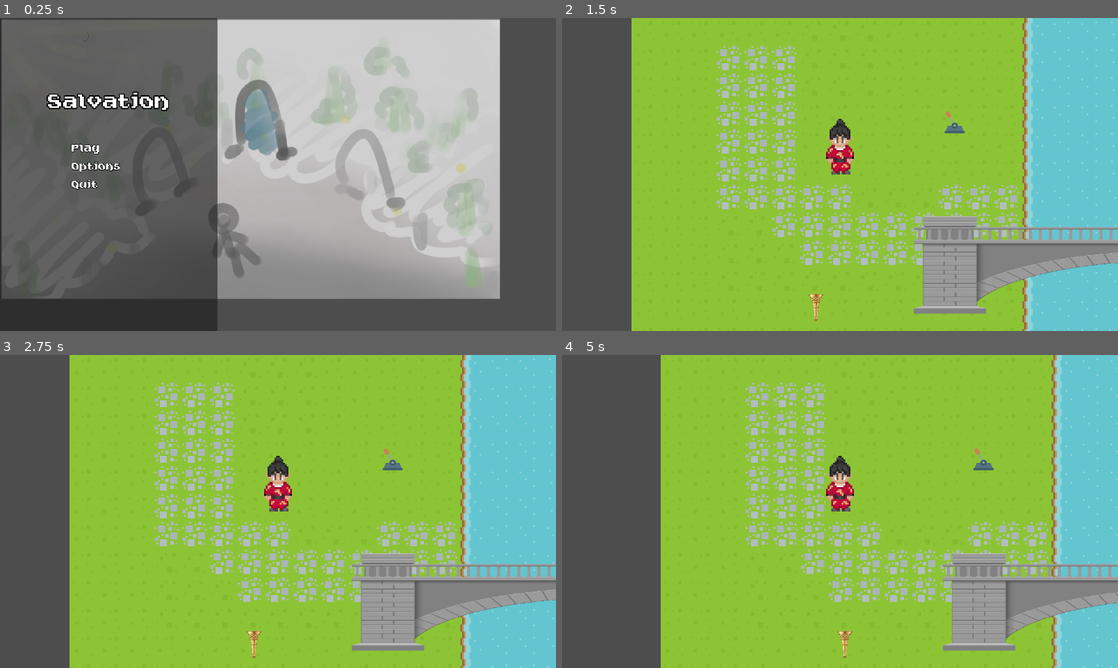
Above: before the commit, frames 1-4 (two rows, left to right).
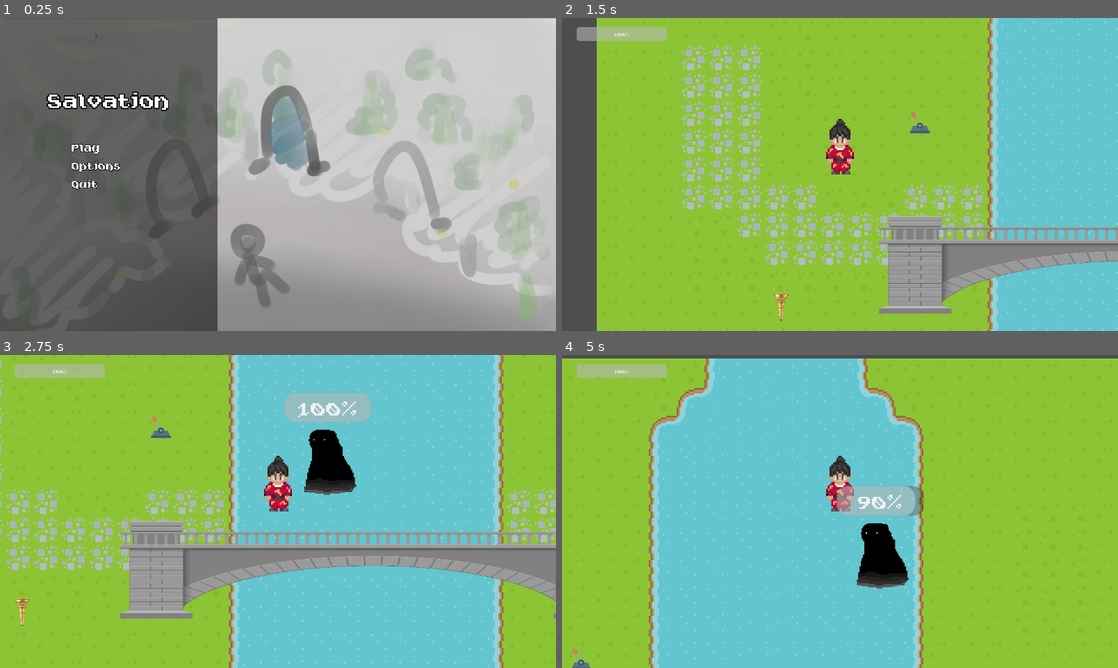
Above: after the commit, the same moments.

Repository: letishka/Salvation
Game: Godot game, scene res://scenes/ui/MainMenu.tscn
Same seed, same stepped clock (60 frames per second), same inputs: the game is played once before the commit and once after it.
Inputs (mouse positions are in pixels of both pictures, inside the frame that each line leads up to):
- Up to frame 1 (0.25 s): no input
- Up to frame 2 (1.5 s): click "Play" at 0.5 s; tap Enter at 1.25 s; move the mouse to (962, 158) at 1.27 s; press the mouse at (962, 158) at 1.28 s; hold D (move_right) from 1.28 s (still down)
- Up to frame 3 (2.75 s): tap Shift (sprint) at 1.55, 2.1 s; move the mouse to (166, 527) at 2.02 s; release D (move_right) at 2.03 s; release the mouse at (166, 527) at 2.03 s; hold S (move_down) from 2.03 s (still down); tap Q (use_ability) at 2.3 s
- Up to frame 4 (5 s): move the mouse to (895, 442) at 2.77 s; release S (move_down) at 2.78 s; hold D (move_right) 2.78-3.53 s; hold Q (use_ability) 2.78-3.53 s; click (895, 442) at 3.05 s; move the mouse to (812, 574) at 3.52 s; hold W (move_up) 3.53-4.28 s; click (812, 574) at 3.6 s; tap Shift (sprint) at 3.8 s; move the mouse to (1006, 558) at 4.27 s; hold A (move_left) from 4.28 s (still down); hold Space (dodge) from 4.28 s (still down); tap Q (use_ability) at 4.55 s

The runs differ from the first frame. In frame 1, 31% of the frame differs, in the area x 0-100%, y 0-100%; in frame 2, 27%; in frame 3, 75%; in frame 4, 80%.
Error before the commit: Attempt to call function 'activate' in base 'null instance' on a null instance. (res://scripts/states/player_states/attack.gd:5)

Commit message:
try

Diff:
--- a/project.godot
+++ b/project.godot
@@ -96,6 +96,8 @@
 2d_physics/layer_1="player"
 2d_physics/layer_2="interactable"
 2d_physics/layer_3="environment"
+2d_physics/layer_4="enimies"
+2d_physics/layer_8="enemy_attack"
 
 [physics]
 
--- /dev/null
+++ b/scenes/characters/enemies/shadow_soldier.tscn
@@ -0,0 +1,57 @@
+[gd_scene format=3 uid="uid://u37wub0croka"]
+
+[ext_resource type="Script" uid="uid://cryf74uf7fy6l" path="res://scripts/characters/enimies/shadow_soldier.gd" id="1_ummrs"]
+[ext_resource type="Texture2D" uid="uid://b1t6r1iey2bx" path="res://assets/graphics/characters/enimies/shadow_soldier.png" id="2_kanba"]
+[ext_resource type="Script" uid="uid://mvtpleebmafi" path="res://scripts/components/health_component.gd" id="3_4cdw2"]
+[ext_resource type="Script" uid="uid://nnh48s5ema8v" path="res://scripts/components/attack_component.gd" id="4_kanba"]
+
+[sub_resource type="SpriteFrames" id="SpriteFrames_fqabt"]
+animations = [{
+"frames": [{
+"duration": 1.0,
+"texture": ExtResource("2_kanba")
+}],
+"loop": true,
+"name": &"default",
+"speed": 5.0
+}]
+
+[sub_resource type="CapsuleShape2D" id="CapsuleShape2D_4tjwu"]
+radius = 8.0
+height = 22.0
+
+[sub_resource type="CircleShape2D" id="CircleShape2D_tt6g0"]
+radius = 34.0147
+
+[sub_resource type="CircleShape2D" id="CircleShape2D_g8qau"]
+radius = 106.23088
+
+[node name="ShadowSoldier" type="CharacterBody2D" unique_id=1970334870]
+collision_mask = 4
+script = ExtResource("1_ummrs")
+
+[node name="AnimatedSprite2D" type="AnimatedSprite2D" parent="." unique_id=345568183]
+position = Vector2(0, -1.4210855e-14)
+scale = Vector2(0.088169664, 0.07568361)
+sprite_frames = SubResource("SpriteFrames_fqabt")
+
+[node name="CollisionShape2D" type="CollisionShape2D" parent="." unique_id=229067875]
+position = Vector2(0, 6)
+shape = SubResource("CapsuleShape2D_4tjwu")
+
+[node name="HealthComponent" type="Node" parent="." unique_id=829657670]
+script = ExtResource("3_4cdw2")
+
+[node name="AttackComponent" type="Area2D" parent="." unique_id=1481816633]
+collision_layer = 128
+script = ExtResource("4_kanba")
+
+[node name="CollisionShape2D" type="CollisionShape2D" parent="AttackComponent" unique_id=1821748722]
+shape = SubResource("CircleShape2D_tt6g0")
+
+[node name="DetectionArea" type="Area2D" parent="." unique_id=793404392]
+collision_layer = 0
+
+[node name="CollisionShape2D" type="CollisionShape2D" parent="DetectionArea" unique_id=1023048945]
+position = Vector2(1, 0)
+shape = SubResource("CircleShape2D_g8qau")
--- a/scenes/characters/player/player.tscn
+++ b/scenes/characters/player/player.tscn
@@ -3,6 +3,7 @@
 [ext_resource type="Texture2D" uid="uid://cpxfnqi8juc63" path="res://assets/graphics/characters/player/player.png" id="1_rp718"]
 [ext_resource type="Script" uid="uid://dmcnmyd414rip" path="res://scripts/player.gd" id="1_yewv4"]
 [ext_resource type="Script" uid="uid://mvtpleebmafi" path="res://scripts/components/health_component.gd" id="3_blysn"]
+[ext_resource type="Texture2D" uid="uid://b4e2ctqfm1lhr" path="res://assets/graphics/characters/player/run_down.png" id="3_ykrpk"]
 [ext_resource type="Script" uid="uid://dtx2a46thr57d" path="res://scripts/components/ability_user.gd" id="5_ykrpk"]
 [ext_resource type="Script" uid="uid://c716unr4jabkx" path="res://scripts/states/state_machine.gd" id="6_i1nod"]
 [ext_resource type="Script" uid="uid://b3rd3hf8adjx5" path="res://scripts/states/player_states/idle.gd" id="7_4kqyw"]
@@ -13,6 +14,7 @@
 [ext_resource type="Script" uid="uid://cc8ptk1cymfgm" path="res://scripts/states/player_states/hit.gd" id="12_6nfx3"]
 [ext_resource type="Script" uid="uid://d0e0bke0qvk1" path="res://scripts/states/player_states/dead.gd" id="13_3hnlq"]
 [ext_resource type="Texture2D" uid="uid://jlieu4e3yuy1" path="res://assets/graphics/objects/torch.png" id="14_hv5x3"]
+[ext_resource type="Script" uid="uid://nnh48s5ema8v" path="res://scripts/components/attack_component.gd" id="14_ykrpk"]
 
 [sub_resource type="SpriteFrames" id="SpriteFrames_yewv4"]
 animations = [{
@@ -28,6 +30,14 @@
 "loop": true,
 "name": &"run",
 "speed": 5.0
+}, {
+"frames": [{
+"duration": 1.0,
+"texture": ExtResource("3_ykrpk")
+}],
+"loop": true,
+"name": &"run_down",
+"speed": 5.0
 }]
 
 [sub_resource type="CapsuleShape2D" id="CapsuleShape2D_blysn"]
@@ -37,6 +47,9 @@
 [sub_resource type="CapsuleShape2D" id="CapsuleShape2D_yewv4"]
 radius = 24.0
 height = 48.0
+
+[sub_resource type="CircleShape2D" id="CircleShape2D_hv5x3"]
+radius = 24.0
 
 [node name="Player" type="CharacterBody2D" unique_id=1090551706]
 collision_mask = 14
@@ -100,5 +113,12 @@
 scale = Vector2(0.057118062, 0.0515625)
 texture = ExtResource("14_hv5x3")
 
+[node name="AttackComponent" type="Area2D" parent="." unique_id=1771489034]
+script = ExtResource("14_ykrpk")
+
+[node name="CollisionShape2D" type="CollisionShape2D" parent="AttackComponent" unique_id=1645405161]
+position = Vector2(0, -16)
+shape = SubResource("CircleShape2D_hv5x3")
+
 [connection signal="area_entered" from="InteractArea" to="." method="_on_interactable_area_entered"]
 [connection signal="area_exited" from="InteractArea" to="." method="_on_interactable_area_exited"]
--- a/scenes/levels/water_level_1.tscn
+++ b/scenes/levels/water_level_1.tscn
@@ -1,16 +1,19 @@
 [gd_scene format=3 uid="uid://dovcdmcrvnkl6"]
 
 [ext_resource type="TileSet" uid="uid://h3qghujbv0i4" path="res://assets/graphics/tilesets/water1.tres" id="1_8fmhc"]
+[ext_resource type="Script" uid="uid://bffoj1onu0gqi" path="res://scripts/levels/water_land.gd" id="1_gqqtm"]
 [ext_resource type="PackedScene" uid="uid://dpn0ri1h1ujip" path="res://scenes/objects/bridge.tscn" id="2_cmwfa"]
+[ext_resource type="PackedScene" uid="uid://b18mebpm3vt2y" path="res://scenes/ui/EndScreen.tscn" id="2_jjc6a"]
 [ext_resource type="PackedScene" uid="uid://diyfqbor4n64x" path="res://scenes/objects/lever.tscn" id="3_di77f"]
 [ext_resource type="PackedScene" uid="uid://dhuo75x7vtotr" path="res://scenes/objects/torch.tscn" id="4_gqqtm"]
 [ext_resource type="PackedScene" uid="uid://c7vvs6j87r7sk" path="res://scenes/objects/bonfire.tscn" id="5_jjc6a"]
 [ext_resource type="PackedScene" uid="uid://cmggf021uxnuo" path="res://scenes/characters/player/player.tscn" id="6_v4o1i"]
-
-[sub_resource type="RectangleShape2D" id="RectangleShape2D_cmwfa"]
-size = Vector2(163, 320)
+[ext_resource type="PackedScene" uid="uid://dkbad02l0bcgj" path="res://scenes/ui/ui.tscn" id="9_jjc6a"]
+[ext_resource type="PackedScene" uid="uid://u37wub0croka" path="res://scenes/characters/enemies/shadow_soldier.tscn" id="10_v4o1i"]
 
 [node name="WaterLevel1" type="Node2D" unique_id=807494377]
+script = ExtResource("1_gqqtm")
+end_screen_scene = ExtResource("2_jjc6a")
 
 [node name="TileMap" type="TileMap" parent="." unique_id=659302344]
 tile_set = ExtResource("1_8fmhc")
@@ -34,10 +37,7 @@
 [node name="Player" parent="." unique_id=1090551706 instance=ExtResource("6_v4o1i")]
 position = Vector2(120, 203)
 
-[node name="StaticBody2D" type="StaticBody2D" parent="." unique_id=820752052]
-collision_layer = 0
-collision_mask = 4
+[node name="Ui" parent="." unique_id=440906617 instance=ExtResource("9_jjc6a")]
 
-[node name="CollisionShape2D" type="CollisionShape2D" parent="StaticBody2D" unique_id=493787514]
-position = Vector2(304.5, 162)
-shape = SubResource("RectangleShape2D_cmwfa")
+[node name="ShadowSoldier" parent="." unique_id=1970334870 instance=ExtResource("10_v4o1i")]
+position = Vector2(433, 117)
--- /dev/null
+++ b/scenes/ui/EndScreen.tscn
@@ -0,0 +1,54 @@
+[gd_scene format=3 uid="uid://b18mebpm3vt2y"]
+
+[ext_resource type="PackedScene" uid="uid://ghuwfsm0dqfq" path="res://ui/SoundButton.tscn" id="1_1ad5n"]
+[ext_resource type="Script" uid="uid://nujhhhbwic5m" path="res://scripts/ui/end_screen.gd" id="1_6q23a"]
+
+[node name="EndScreen" type="CanvasLayer" unique_id=413732354]
+process_mode = 3
+script = ExtResource("1_6q23a")
+
+[node name="MarginContainer" type="MarginContainer" parent="." unique_id=4293564]
+anchors_preset = 15
+anchor_right = 1.0
+anchor_bottom = 1.0
+offset_right = -0.16003418
+offset_bottom = -0.2800293
+theme_override_constants/margin_left = 20
+theme_override_constants/margin_top = 20
+theme_override_constants/margin_right = 20
+theme_override_constants/margin_bottom = 20
+
+[node name="PanelContainer" type="PanelContainer" parent="MarginContainer" unique_id=116172971]
+layout_mode = 2
+
+[node name="MarginContainer" type="MarginContainer" parent="MarginContainer/PanelContainer" unique_id=262321462]
+layout_mode = 2
+theme_override_constants/margin_left = 20
+theme_override_constants/margin_top = 150
+theme_override_constants/margin_right = 20
+theme_override_constants/margin_bottom = 150
+
+[node name="VBoxContainer" type="VBoxContainer" parent="MarginContainer/PanelContainer/MarginContainer" unique_id=881322860]
+layout_mode = 2
+theme_override_constants/separation = 15
+
+[node name="GameOver" type="Label" parent="MarginContainer/PanelContainer/MarginContainer/VBoxContainer" unique_id=1176213316]
+layout_mode = 2
+theme_override_font_sizes/font_size = 60
+text = "Game Over"
+horizontal_alignment = 1
+
+[node name="Restart" parent="MarginContainer/PanelContainer/MarginContainer/VBoxContainer" unique_id=808805161 instance=ExtResource("1_1ad5n")]
+layout_mode = 2
+theme_override_font_sizes/font_size = 40
+text = "Restart"
+
+[node name="Menu" parent="MarginContainer/PanelContainer/MarginContainer/VBoxContainer" unique_id=1231292615 instance=ExtResource("1_1ad5n")]
+layout_mode = 2
+theme_override_font_sizes/font_size = 40
+text = "Menu"
+
+[node name="Quit" parent="MarginContainer/PanelContainer/MarginContainer/VBoxContainer" unique_id=1225249370 instance=ExtResource("1_1ad5n")]
+layout_mode = 2
+theme_override_font_sizes/font_size = 40
+text = "Quit"
--- /dev/null
+++ b/scenes/ui/EnemyHealthBar.tscn
@@ -0,0 +1,10 @@
+[gd_scene format=3 uid="uid://brrk51u8lnp0f"]
+
+[node name="EnemyHealthBar" type="Control" unique_id=1301134722]
+layout_mode = 3
+anchors_preset = 0
+
+[node name="ProgressBar" type="ProgressBar" parent="." unique_id=1903586920]
+layout_mode = 0
+offset_right = 4.0
+offset_bottom = 17.0
--- a/scenes/ui/MainMenu.tscn
+++ b/scenes/ui/MainMenu.tscn
@@ -12,8 +12,8 @@
 autoplay = true
 
 [node name="Lobby" type="Sprite2D" parent="." unique_id=639470116]
-position = Vector2(576, 323.5)
-scale = Vector2(0.8984375, 0.8908839)
+position = Vector2(639, 359)
+scale = Vector2(1.008, 1)
 texture = ExtResource("1_rn8js")
 
 [node name="MarginContainer" type="MarginContainer" parent="." unique_id=817147960]
--- /dev/null
+++ b/scenes/ui/ui.tscn
@@ -0,0 +1,24 @@
+[gd_scene format=3 uid="uid://dkbad02l0bcgj"]
+
+[ext_resource type="Script" uid="uid://mvtpleebmafi" path="res://scripts/components/health_component.gd" id="1_u7n8c"]
+
+[node name="Ui" type="CanvasLayer" unique_id=440906617]
+
+[node name="AbilityCooldown" type="TextureProgressBar" parent="." unique_id=1297625532]
+visible = false
+offset_right = 40.0
+offset_bottom = 40.0
+max_value = 1.0
+
+[node name="DialogueBox" type="Node" parent="." unique_id=493307523]
+
+[node name="MemoryLabel" type="Node" parent="." unique_id=1606353154]
+
+[node name="ProgressBar" type="ProgressBar" parent="." unique_id=1873838161]
+offset_left = 34.0
+offset_top = 21.0
+offset_right = 242.0
+offset_bottom = 53.0
+step = 1.0
+value = 100.0
+script = ExtResource("1_u7n8c")
--- /dev/null
+++ b/scripts/characters/enimies/shadow_soldier.gd
@@ -0,0 +1,64 @@
+extends CharacterBody2D
+class_name ShadowSoldier
+
+@export var speed: float = 80.0
+@export var attack_cooldown: float = 1.0
+@export var damage: int = 10
+
+@onready var health_component = $HealthComponent
+@onready var attack_component = $AttackComponent
+@onready var detection_area = $DetectionArea
+
+var player: Node = null
+var can_attack: bool = true
+var health_bar: ProgressBar = null
+var is_frozen: bool = false
+
+func _ready():
+	add_to_group("enemies")
+	player = get_tree().get_first_node_in_group("player")
+	health_component.died.connect(queue_free)
+	detection_area.body_entered.connect(_on_player_detected)
+
+	health_bar = ProgressBar.new()
+	health_bar.max_value = health_component.max_health
+	health_bar.value = health_component.current_health
+	health_bar.custom_minimum_size = Vector2(50, 10)
+	add_child(health_bar)
+	health_bar.position = Vector2(-25, -40)   # смещение относительно врага
+	health_component.health_changed.connect(_on_health_changed)
+
+func _physics_process(delta):
+	if not player:
+		return
+	var direction = (player.global_position - global_position).normalized()
+	velocity = direction * speed
+	move_and_slide()
+	if can_attack and global_position.distance_to(player.global_position) < 30:
+		attack()
+
+func attack():
+	can_attack = false
+	attack_component.activate()
+	await get_tree().create_timer(attack_cooldown).timeout
+	can_attack = true
+
+func _on_player_detected(body):
+	if body == player:
+		pass
+
+func take_damage(amount: int):
+	health_component.take_damage(amount)
+
+func freeze(duration: float):
+	if is_frozen: return
+	is_frozen = true
+	set_physics_process(false)
+	await get_tree().create_timer(duration).timeout
+	set_physics_process(true)
+	is_frozen = false
+
+func _on_health_changed(current: float, max: float):
+	if health_bar:
+		health_bar.value = current
+		health_bar.max_value = max
--- a/scripts/components/attack_component.gd
+++ b/scripts/components/attack_component.gd
@@ -1,16 +1,14 @@
 extends Area2D
 class_name AttackComponent
 
-@export var damage: int = 10
+@export var damage: float = 10.0
 @export var active_time: float = 0.3
-
 var _is_active: bool = false
 
 func _ready():
 	monitoring = false
 	body_entered.connect(_on_body_entered)
 
-# Активация зоны атаки
 func activate():
 	if _is_active:
 		return
@@ -20,7 +18,6 @@
 	monitoring = false
 	_is_active = false
 
-# При попадании наносим урон
 func _on_body_entered(body: Node):
 	if body.has_method("take_damage"):
 		body.take_damage(damage)
--- a/scripts/components/health_component.gd
+++ b/scripts/components/health_component.gd
@@ -1,39 +1,41 @@
 extends Node
 class_name HealthComponent
 
-signal health_changed(current: int, max: int)
+signal health_changed(current: float, max: float)
 signal died
 
-@export var max_health: int = 100
-var current_health: int
+@export var max_health: float = 100.0
+var current_health: float
 
 @export var invincible_duration: float = 1.0
 var is_invincible: bool = false
 
+var is_dead: bool = false
+
 func _ready():
 	current_health = max_health
 
-# Нанесение урона
-func take_damage(amount: int):
-	if is_invincible:
+func take_damage(amount: float):
+	if is_dead or is_invincible:
 		return
 	current_health -= amount
+	if current_health < 0:
+		current_health = 0
 	health_changed.emit(current_health, max_health)
-	if current_health <= 0:
+	if current_health <= 0 and not is_dead:
+		is_dead = true
 		died.emit()
 	else:
 		is_invincible = true
 		await get_tree().create_timer(invincible_duration).timeout
 		is_invincible = false
 
-# Лечение
-func heal(amount: int):
+func heal(amount: float):
 	current_health += amount
 	if current_health > max_health:
 		current_health = max_health
 	health_changed.emit(current_health, max_health)
 
-# Сброс при респауне
 func reset():
 	current_health = max_health
 	is_invincible = false
--- a/scripts/levels/water_land.gd
+++ b/scripts/levels/water_land.gd
@@ -1,6 +1,16 @@
 extends Node2D
+
+@export var end_screen_scene: PackedScene
 
 func _ready():
 	LevelManager.register_level(self)
-	# Устанавливаем начальный чекпоинт
 	LevelManager.set_checkpoint($Player.global_position)
+
+	if $Player.has_node("HealthComponent"):
+		$Player.health_component.died.connect(_on_player_died)
+	else:
+		print("Ошибка: у Player нет HealthComponent")
+
+func _on_player_died():
+	var end_screen = end_screen_scene.instantiate()
+	add_child(end_screen)
--- a/scripts/managers/level_manager.gd
+++ b/scripts/managers/level_manager.gd
@@ -22,3 +22,4 @@
 		player.set_process_input(true)
 		if player.has_node("StateMachine"):
 			player.get_node("StateMachine").change_to("Idle")
+		player.add_to_group("player")
--- a/scripts/player.gd
+++ b/scripts/player.gd
@@ -23,6 +23,7 @@
 	LevelManager.register_player(self)
 	health_component.died.connect(_on_death)
 	ability_user.ability_used.connect(_on_ability_used)
+	health_component.health_changed.connect(_on_health_changed)
 	interact_area.area_entered.connect(_on_interactable_entered)
 	interact_area.area_exited.connect(_on_interactable_exited)
 	print("InteractArea signals connected")
@@ -31,14 +32,23 @@
 func _process(delta):
 	ability_user.update(delta)
 
+func _physics_process(delta):
+	if state_machine.current_state.name == "Dodge":
+		return
+	var input_dir = Input.get_vector("move_left", "move_right", "move_up", "move_down")
+	var direction = input_dir.normalized()
+	var current_speed = sprint_speed if Input.is_action_pressed("sprint") else speed
+	velocity = direction * current_speed
+	move_and_slide()
+
 func _input(event):
 	if event.is_action_pressed("attack") and state_machine.current_state.name != "Attack":
 		state_machine.change_to("Attack")
 	elif event.is_action_pressed("dodge") and state_machine.current_state.name != "Dodge":
 		state_machine.change_to("Dodge")
-	elif event.is_action_pressed("use_ability"):
+	#elif event.is_action_pressed("use_ability"):
 		# В будущем выбирать активную способность, пока просто вода
-		ability_user.use("water")
+		#ability_user.use("water")
 	elif event.is_action_pressed("interact") and current_interactable:
 		print("Interact pressed, current_interactable = ", current_interactable)
 		current_interactable.interact()
@@ -65,16 +75,22 @@
 			ice.position = global_position
 			get_parent().add_child(ice)
 
+
 func _on_death():
+	remove_from_group("player")
 	set_physics_process(false)
 	set_process_input(false)
 	state_machine.change_to("Dead")
+
+func _on_health_changed(current, max):
+	GameManager.update_health(current, max)
 
 func _on_interactable_entered(area):
 	print("Area entered: ", area.name, " parent: ", area.get_parent().name)
 	var parent = area.get_parent()
 	if parent == self:
 		return
+
 	if parent.has_method("interact"):
 		current_interactable = parent
 
@@ -82,7 +98,6 @@
 	if current_interactable == area.get_parent():
 		current_interactable = null
 
-# Обёртка для take_damage, чтобы компоненты могли вызывать
 func take_damage(amount: int):
 	health_component.take_damage(amount)
 
@@ -108,3 +123,6 @@
 		torch_lit = false
 		$TorchSprite.hide()
 		# Вернуть горящий факел в инвентарь? Нет, он вставлен.
+
+func reset_health():
+	health_component.reset()
--- /dev/null
+++ b/scripts/ui/end_screen.gd
@@ -0,0 +1,19 @@
+extends CanvasLayer
+class_name EndScreen
+
+
+func _ready() -> void:
+	get_tree().paused = true
+	$MarginContainer/PanelContainer/MarginContainer/VBoxContainer/Restart.pressed.connect(_on_restart_button_pressed)
+	$MarginContainer/PanelContainer/MarginContainer/VBoxContainer/Menu.pressed.connect(_on_main_menu_button_pressed)
+	$MarginContainer/PanelContainer/MarginContainer/VBoxContainer/Quit.pressed.connect(_on_quit_button_pressed)
+
+func _on_restart_button_pressed() -> void:
+	get_tree().paused = false
+	get_tree().change_scene_to_file("res://scenes/levels/test.tscn")
+
+func _on_main_menu_button_pressed() -> void:
+	get_tree().change_scene_to_file("res://scenes/ui/MainMenu.tscn")
+
+func _on_quit_button_pressed() -> void:
+	get_tree().quit()
--- a/scripts/ui/ui.gd
+++ b/scripts/ui/ui.gd
@@ -1,40 +1,69 @@
-extends Control
+extends CanvasLayer
 
+# Ссылки на элементы интерфейса (пути должны соответствовать вашей сцене)
 @onready var health_bar = $HealthBar
 @onready var ability_cooldown = $AbilityCooldown
 @onready var dialogue_box = $DialogueBox
 @onready var memory_label = $MemoryLabel
 
 func _ready():
+	# Подключаемся к сигналам GameManager
 	GameManager.health_changed.connect(_update_health)
 	GameManager.ability_cooldown_started.connect(_start_ability_cooldown)
 	GameManager.show_dialogue.connect(_show_dialogue)
 	GameManager.hide_dialogue.connect(_hide_dialogue)
 	GameManager.show_memory.connect(_show_memory)
+
+	# Скрываем элементы, которые не должны отображаться при старте
 	ability_cooldown.hide()
 	dialogue_box.hide()
 	memory_label.hide()
 
-func _update_health(health, max_health):
-	health_bar.value = health
-	health_bar.max_value = max_health
+	# Если игрок уже существует, устанавливаем начальное значение здоровья
+	if GameManager.player and GameManager.player.has_node("HealthComponent"):
+		var health = GameManager.player.health_component.current_health
+		var max_health = GameManager.player.health_component.max_health
+		_update_health(health, max_health)
+	else:
+		# Если игрок ещё не загружен, пробуем ещё раз через короткое время
+		await get_tree().create_timer(0.1).timeout
+		if GameManager.player and GameManager.player.has_node("HealthComponent"):
+			var health = GameManager.player.health_component.current_health
+			var max_health = GameManager.player.health_component.max_health
+			_update_health(health, max_health)
 
-func _start_ability_cooldown(ability_id, remaining):
-	ability_cooldown.show()
-	var tween = create_tween()
-	tween.tween_property(ability_cooldown, "value", 0, remaining)
+# Обновление полоски здоровья
+func _update_health(health: float, max_health: float):
+	if health_bar:
+		health_bar.value = health
+		health_bar.max_value = max_health
+	else:
+		print("HealthBar not found in UI scene!")
 
-func _show_dialogue(speaker, text):
+# Запуск анимации перезарядки способности
+func _start_ability_cooldown(ability_id: String, remaining: float):
+	if ability_cooldown:
+		ability_cooldown.show()
+		var tween = create_tween()
+		tween.tween_property(ability_cooldown, "value", 0, remaining)
+		# После окончания анимации скрываем индикатор (опционально)
+		tween.finished.connect(func(): ability_cooldown.hide())
+
+# Отображение диалога
+func _show_dialogue(speaker: String, text: String):
+	# Обновляем текст в диалоговом окне
 	$DialogueBox/SpeakerLabel.text = speaker
 	$DialogueBox/TextLabel.text = text
 	dialogue_box.show()
-	get_tree().paused = true
+	get_tree().paused = true   # Ставим игру на паузу во время диалога
 
+# Скрытие диалога
 func _hide_dialogue():
 	dialogue_box.hide()
-	get_tree().paused = false
+	get_tree().paused = false  # Снимаем паузу
 
-func _show_memory(text, image):
+# Отображение временного сообщения (осколок памяти)
+func _show_memory(text: String, image: Texture = null):
 	memory_label.text = text
 	memory_label.show()
 	await get_tree().create_timer(3.0).timeout
Binary file added: assets/graphics/characters/enimies/shadow_soldier.png
Binary file added: assets/graphics/characters/player/Sprites/ATTACK 1/attack1_down.png
Binary file added: assets/graphics/characters/player/Sprites/ATTACK 1/attack1_left.png
Binary file added: assets/graphics/characters/player/Sprites/ATTACK 1/attack1_right.png
Binary file added: assets/graphics/characters/player/Sprites/ATTACK 1/attack1_up.png
Binary file added: assets/graphics/characters/player/Sprites/ATTACK 2/attack2_down.png
Binary file added: assets/graphics/characters/player/Sprites/ATTACK 2/attack2_left.png
Binary file added: assets/graphics/characters/player/Sprites/ATTACK 2/attack2_right.png
Binary file added: assets/graphics/characters/player/Sprites/ATTACK 2/attack2_up.png
Binary file added: assets/graphics/characters/player/Sprites/IDLE/idle_down.png
Binary file added: assets/graphics/characters/player/Sprites/IDLE/idle_left.png
Binary file added: assets/graphics/characters/player/Sprites/IDLE/idle_right.png
(and 93 more such lines)
